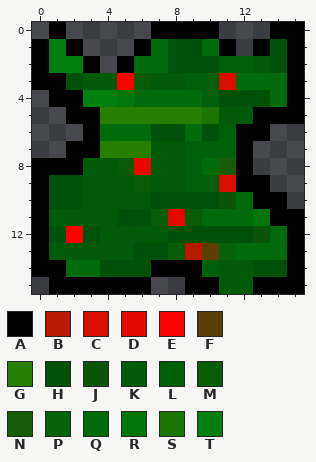
Two versions of one pixel-art sprite, Games/TheGame/Art/map/bush.png. Above is the file before it was changed.
The file is 16x16 pixels. Colours within 5 levels of each other are drawn and written as one.
Palette (. is transparent): A #000000  B #b71a01  C #d90c00  D #e40800  E #ff0000  F #5b3f05  G #267f00  H #005108  J #0b5307  K #005a08  L #006009  M #085c08  N #165c09  P #066309  Q #006b0a  R #00760b  S #1b7502fe  T #007f0e
The result:
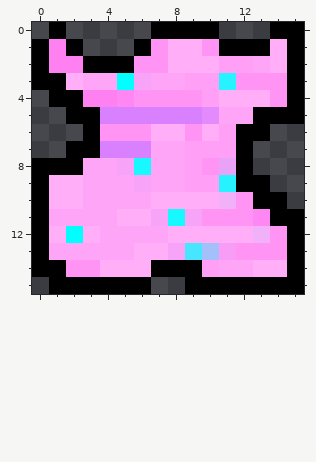
Edits made:
@@ palette @@
-B #b71a01
+B #48e5fe
-C #d90c00
+C #26f3ff
-D #e40800
+D #17f8ff
-E #ff0000
+E #00ffff
-F #5b3f05
+F #a4c0fa
-G #267f00
+G #d980ff
-H #005108
+H #ffaef7
-J #0b5307
+J #f1b1f8
-K #005a08
+K #ffa5f7
-L #006009
+L #ff9ff6
-M #085c08
+M #f7a3f7
-N #165c09
+N #e9a3f6
-P #066309
+P #f99cf6
-Q #006b0a
+Q #ff94f5
-R #00760b
+R #ff87f3
-S #1b7502fe
+S #e48afdfe
-T #007f0e
+T #ff80f1
@@ x 0..15 @@
  0 .A.....AAAA...AA
- 1 ATA...AQHHQA.AHA
- 2 ATTA.AQQHHHLLKHA
+ 1 ATA...AQHHQAAAHA
+ 2 ATTAAAQQHHHLLKHA
  3 AAHKKEMKKLLCQQQA
@@ x 9..14 @@
 14 ALKKHH
-15 AAKKAA
+15 AAAAAA
Boxes around the changes in both pictures, in picture pixels (x1, y1, x2, y2):
changed: (49, 39, 287, 294)
